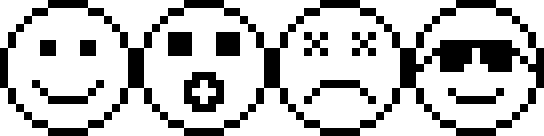
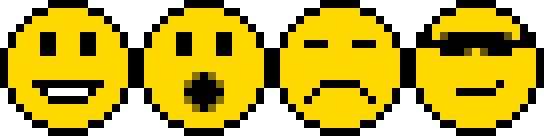
Revision of a layered 544×136 image; what changed, layer by layer:
hid group "BW" (14 layers) over box(8, 8, 536, 128)
removed layer "Win" (1st of 2, in "BW") from group "BW" over box(416, 8, 536, 128)
removed layer "Exploded" (1st of 2, in "BW") from group "BW" over box(280, 8, 400, 128)
removed layer "Mousedown" (1st of 2, in "BW") from group "BW" over box(144, 8, 264, 128)
removed layer "Default" (1st of 2, in "BW") from group "BW" over box(8, 8, 128, 128)
removed layer "Win" (2nd of 2, in "Color") from group "Color" over box(416, 8, 536, 128)
removed layer "Exploded" (2nd of 2, in "Color") from group "Color" over box(280, 8, 400, 128)
removed layer "Mousedown" (2nd of 2, in "Color") from group "Color" over box(144, 8, 264, 128)
removed layer "Default" (2nd of 2, in "Color") from group "Color" over box(8, 8, 128, 128)
added group "Win" (2nd of 2, in "Color") with 3 layers in group "Color" over box(416, 8, 536, 128)
added layer "Face" (5th of 8, in "Color" › "Win") in group "Win" over box(424, 32, 528, 96)
added layer "BG" (5th of 8, in "Color" › "Win") in group "Win" over box(416, 8, 536, 128)
added group "Dead" (2nd of 2, in "Color") with 2 layers in group "Color" over box(280, 8, 400, 128)
added layer "Face" (6th of 8, in "Color" › "Dead") in group "Dead" over box(304, 40, 376, 104)
added layer "BG" (6th of 8, in "Color" › "Dead") in group "Dead" over box(280, 8, 400, 128)
added group "Surprise!" (2nd of 2, in "Color") with 3 layers in group "Color" over box(144, 8, 264, 128)
added layer "BG" (7th of 8, in "Color" › "Surprise!") in group "Surprise!" over box(144, 8, 264, 128)
added group "Happy" (2nd of 2, in "Color") with 2 layers in group "Color" over box(8, 8, 128, 128)
added layer "Face" (8th of 8, in "Color" › "Happy") in group "Happy" over box(32, 32, 104, 104)
added layer "BG" (8th of 8, in "Color" › "Happy") in group "Happy" over box(8, 8, 128, 128)
…and 3 more changes (3 added)
